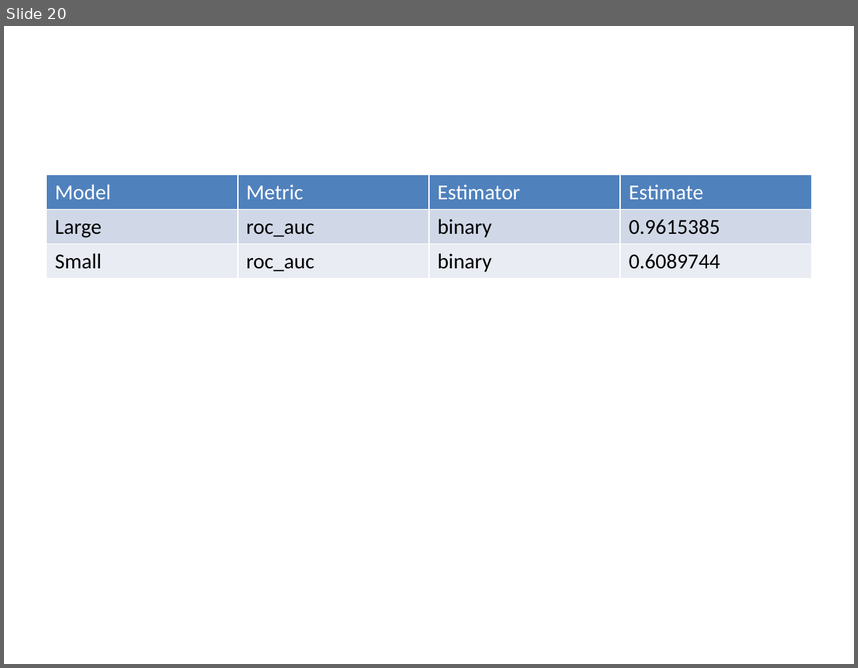
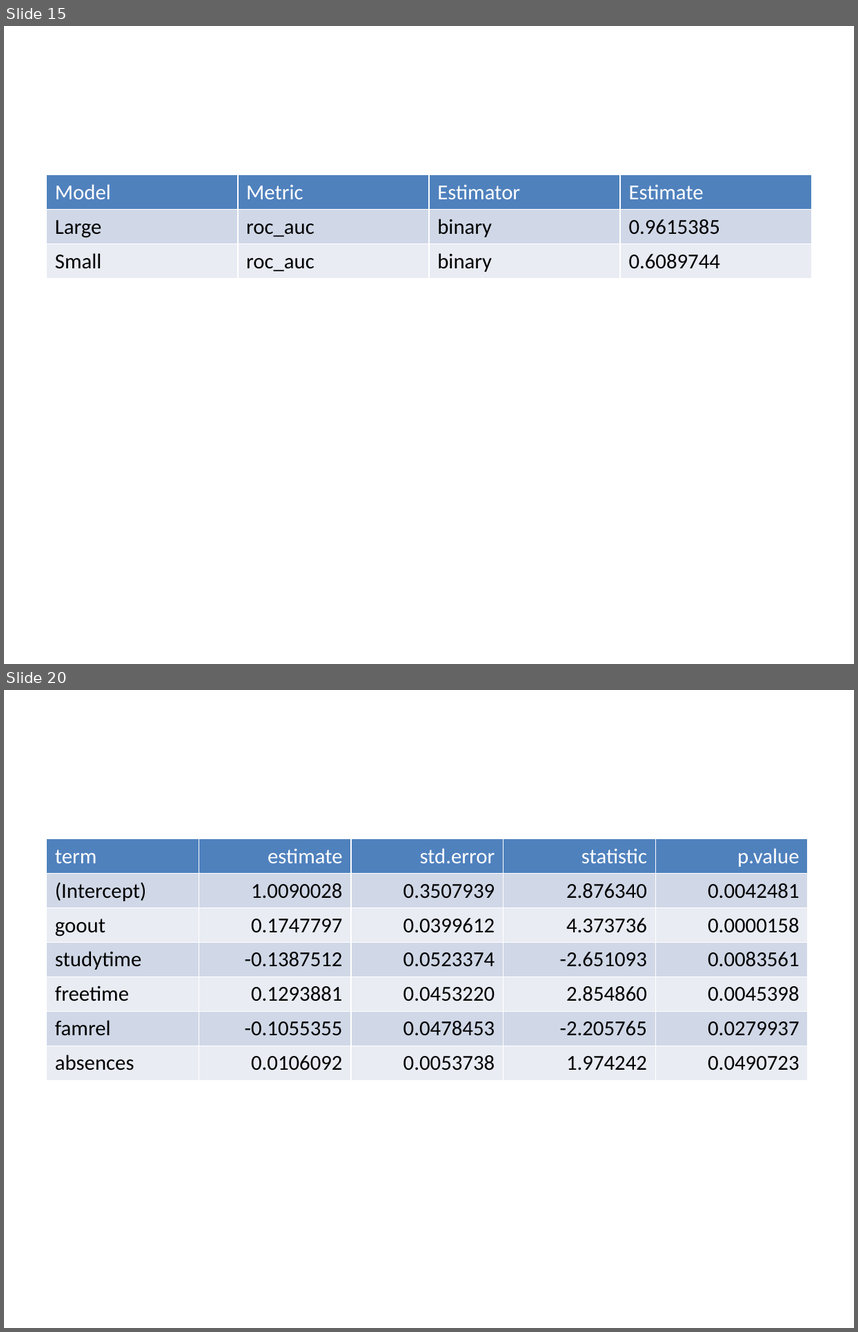
Before and after one commit to STA198F2021/save-the-best-for-last, a slide deck: Powerpoint-presentation.pptx. Shown one above the other, each under a label of ours: slide 20 before the commit, slides 15 and 20 after it; the slides between them are not shown. The pictures are 858x668 and 858x1332 pixels, drawn with LibreOffice and Linux fonts; fonts in the diff are those of the drawing. Boxes give left, top, right and bottom in pixels: in the first picture for what was removed or moved away, otherwise in the second. Text is boxed around its words. In the diff, an @@ line names an element or a change of style, - is before the commit and + after.

```diff
--- a/Powerpoint-presentation.pptx
+++ b/Powerpoint-presentation.pptx
@@ slide 20 added at box(4, 690, 854, 1328), background #FFFFFF @@
@@ table added at box(47, 839, 807, 1259), 7 rows, 5 columns @@
+term | estimate | std.error | statistic | p.value
+(Intercept) | 1.0090028 | 0.3507939 | 2.876340 | 0.0042481
+goout | 0.1747797 | 0.0399612 | 4.373736 | 0.0000158
+studytime | -0.1387512 | 0.0523374 | -2.651093 | 0.0083561
+freetime | 0.1293881 | 0.0453220 | 2.854860 | 0.0045398
+famrel | -0.1055355 | 0.0478453 | -2.205765 | 0.0279937
+absences | 0.0106092 | 0.0053738 | 1.974242 | 0.0490723
@@ what was slide 20 is now slide 15 @@
```
Also in this commit, not shown: 6 slides changed, 21 other slides added, 4 slides removed, 2 other files.
